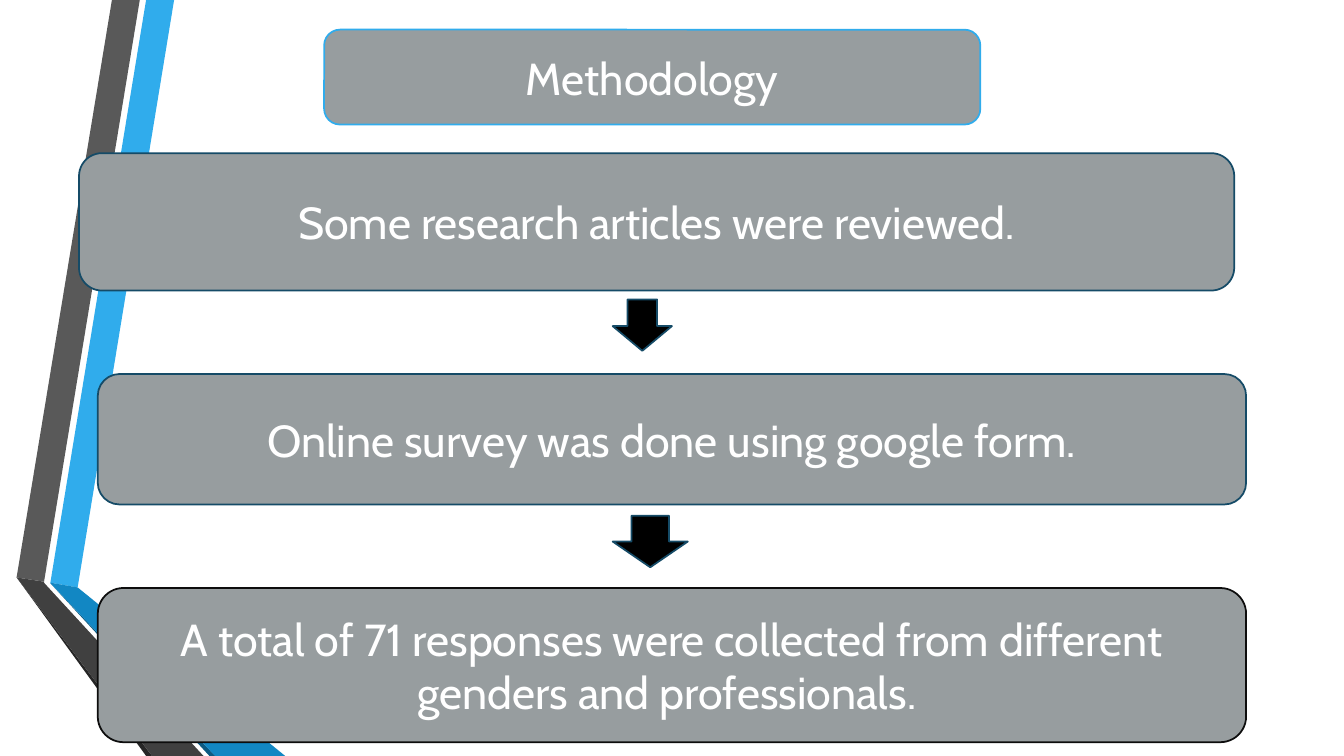
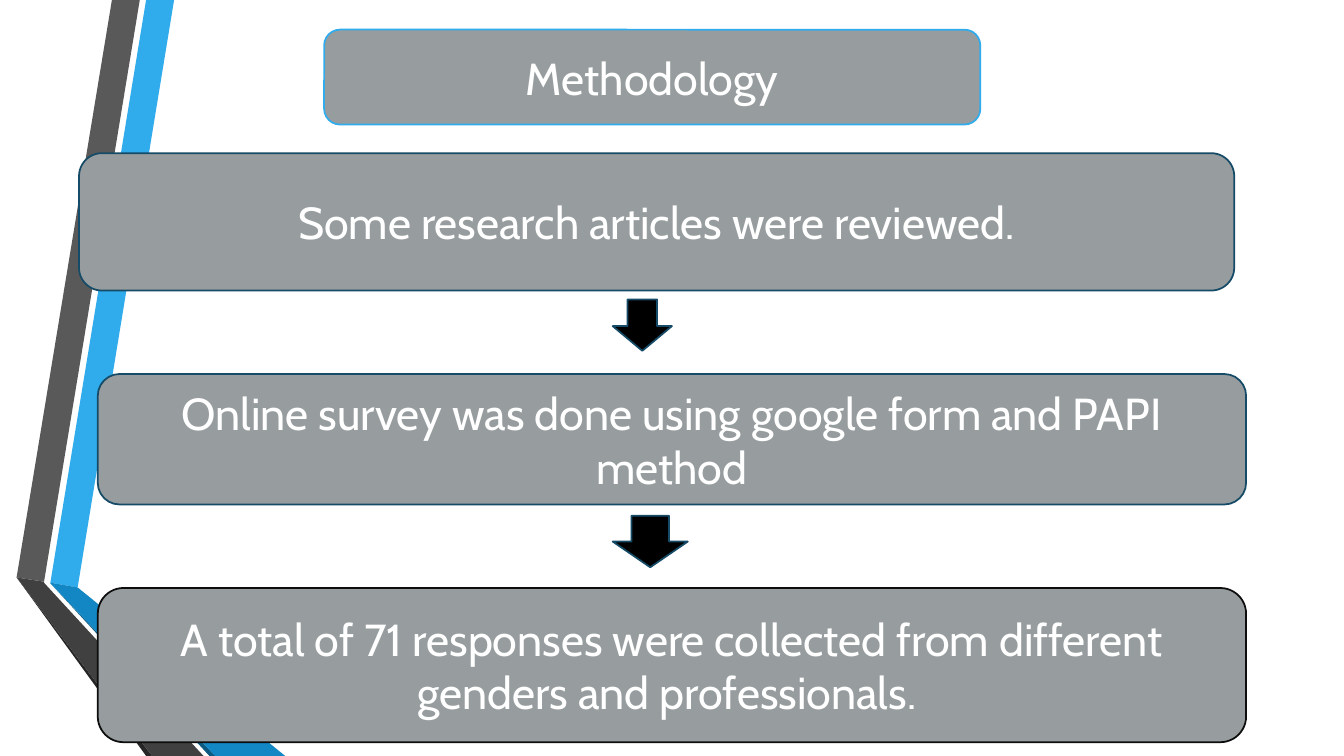
Before and after one commit to anjum1759/cis101, a slide deck: slide 6 of CIS Final Presentation Slides(Theory).pptx. Drawn at 1344x756 pixels with LibreOffice and Linux fonts; fonts in the diff are those of the drawing; background and template pictures are left out. Boxes give left, top, right and bottom in pixels: in the first picture for what was removed or moved away, otherwise in the second. Text is boxed around its words. In the diff, an @@ line names an element or a change of style, - is before the commit and + after.

```diff
--- a/CIS Final Presentation Slides(Theory).pptx
+++ b/CIS Final Presentation Slides(Theory).pptx
@@ text in rounded rectangle at box(181, 396, 1161, 485): text changed @@
-Online survey was done using google form.
+Online survey was done using google form and PAPI method
```
